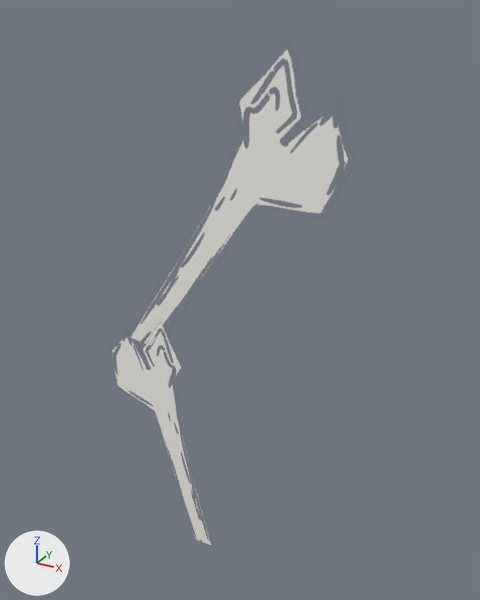
Renders of the FBX model Assets/Art/Models/bones.fbx from each side of a commit.
Before and after are seen from a 50 mm camera at (5.25, -8.09, 9.18) aimed at (0.56, 0.45, 4.92). The axes (+X, +Y, +Z) are drawn at lower left. The lights are the same throughout.

Before the edit, the objects in view are built like this:
```python
me_plane = bpy.data.meshes.new('Plane')
me_plane.from_pydata(...)  # 32 vertices, 17 faces; spans x -192.0..265.0, y -10.0..0.0, z -897.0..28.0
# faces by material slot: [13, 4]
me_plane.materials.append(mat_material_002)
me_plane.materials.append(mat_material_001)
ob_plane = bpy.data.objects.new('Plane', me_plane)
ob_plane.location = (0.0, 0.0, 0.0)
ob_plane.rotation_euler = (3.142, 0.0, 0.0)  # degrees (180, 0, 0)
ob_plane.scale = (0.01, 0.01, 0.01)
```
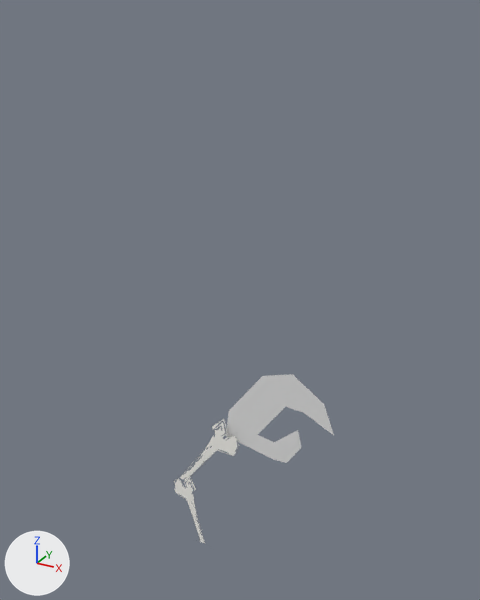
The change in detail:
Material 'Material.003' (mat_material_003) is new.
Its base color is (0.8, 0.8, 0.8) (white #e7e7e7).
me_plane is used by ob_plane; location (0.0, 0.0, 0.0); rotation (3.142, 0.0, 0.0), in degrees (180, 0, 0); scale (0.01, 0.01, 0.01).
me_plane had 32 vertices, 17 faces and spanned x -192.0..265.0, y -10.0..0.0, z -897.0..28.0.
me_plane now has 46 vertices, 23 faces and spans x -64.0..240.0, y -9.0..403.0, z -12.0..0.0.
me_plane part 1: the loose piece of 22 vertices spanning x -192.0..92.0, y 0.0, z -466.0..28.0 is turned 90 degrees about the x axis through the mesh origin and scaled by 0.331.
me_plane part 2: the loose piece of 10 vertices spanning x -170.0..265.0, y -10.0, z -897.0..-378.0 is turned 90 degrees about the x axis through the mesh origin and scaled by 0.331.
me_plane part 3: a new loose piece of 14 vertices spanning x 46.0..240.0, y 233.0..403.0, z -12.0, in mat_material_003 (white #e7e7e7).
me_plane now uses material mat_material_003 (white #e7e7e7).
Object 'Plane' (ob_plane) turns from (180, 0, 0) to (90, 0, 0) degrees about x, y and z.

Location of each change, (x1, y1, x2, y2) in pixels of the pictures (480 x 600 px; the box of a moved part takes in the faces that stretch with it):
'Plane', reshaped, turned: before (112, 49, 349, 546); after (174, 374, 334, 543)
part 1 of me_plane, moved or reshaped: before (112, 323, 212, 546); after (174, 476, 205, 543)
part 2 of me_plane, moved or reshaped: before (131, 49, 349, 346); after (180, 419, 240, 481)
part 3 of me_plane, added: after (226, 374, 334, 463)
